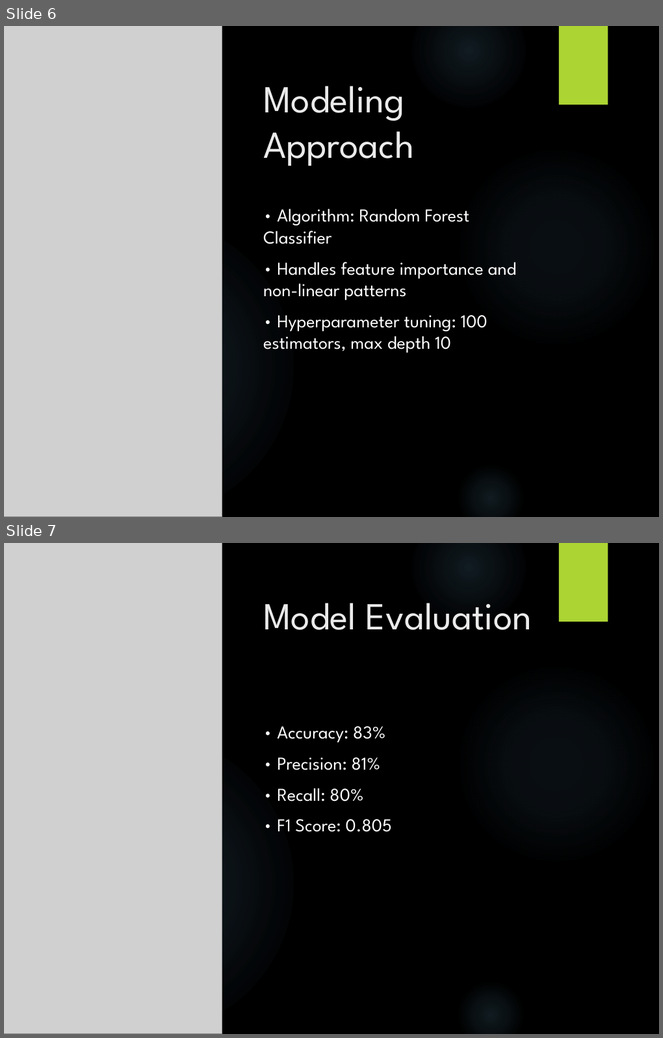
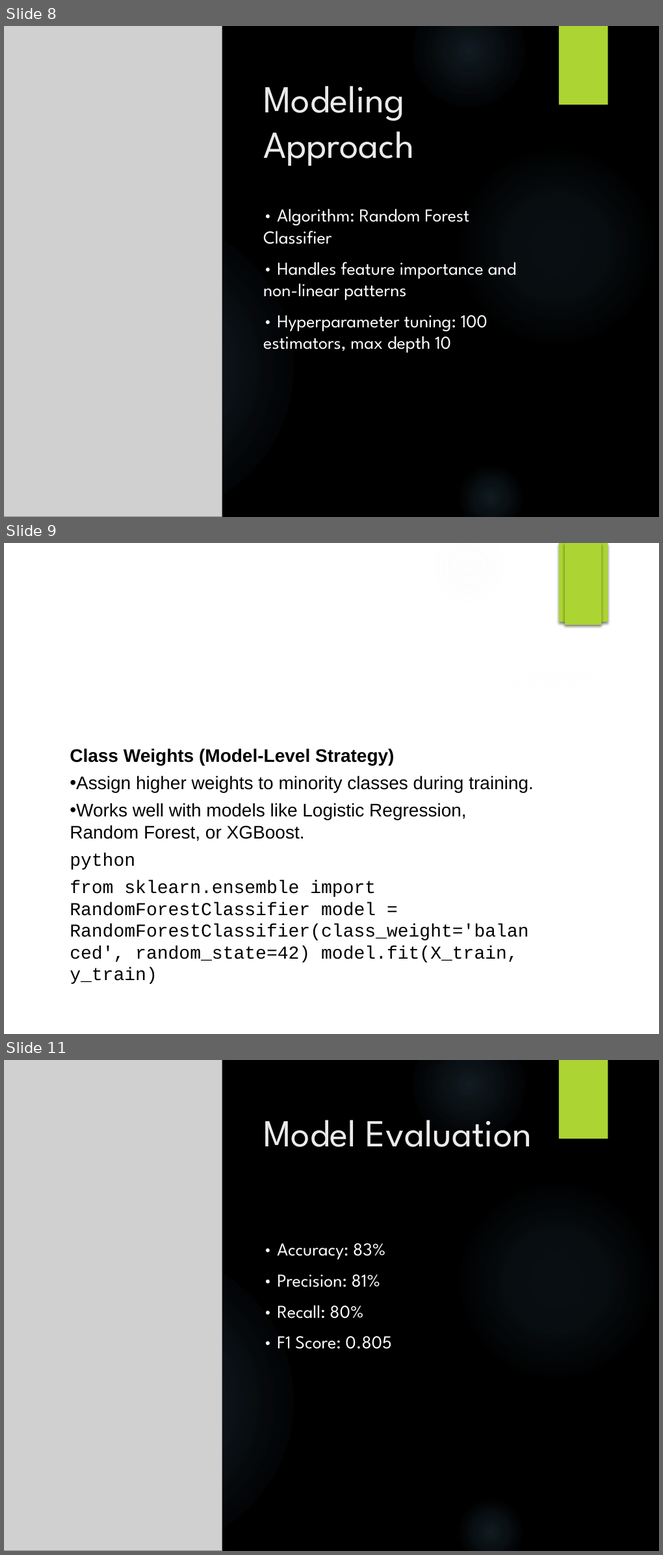
Before and after one commit to Samiafazal/springboard, a slide deck: wine+quality/Wine_Quality_Presentation.pptx. Shown one above the other, each under a label of ours: slides 6 and 7 before the commit, slides 8, 9 and 11 after it; the slides between them are not shown. The pictures are 663x1038 and 663x1555 pixels, drawn with LibreOffice and Linux fonts; fonts in the diff are those of the drawing; grey boxes stand for pictures; background and template pictures are left out. Boxes give left, top, right and bottom in pixels: in the first picture for what was removed or moved away, otherwise in the second. Text is boxed around its words. In the diff, an @@ line names an element or a change of style, - is before the commit and + after.

```diff
--- a/wine+quality/Wine_Quality_Presentation.pptx
+++ b/wine+quality/Wine_Quality_Presentation.pptx
@@ slide 9 added at bbox=[4, 543, 659, 1034], background picture (left out); not listed: 1 template element that a slide beside it also shows @@
@@ ellipse added at bbox=[412, 543, 526, 625], fill gradient #F7F7F7 @@
@@ rectangle added at bbox=[565, 543, 601, 625], fill #ACD433 @@
@@ freeform shape added at bbox=[473, 648, 659, 707], fill #FFFFFF at 20% opacity @@
@@ freeform shape added at bbox=[4, 670, 659, 1034], fill #FFFFFF @@
@@ ellipse added at bbox=[456, 663, 657, 865], fill gradient #F7F7F7 @@
@@ ellipse added at bbox=[4, 734, 293, 1034], fill gradient #F7F7F7 @@
@@ ellipse added at bbox=[4, 751, 113, 920], fill gradient #F7F7F7 @@
@@ text added at bbox=[70, 748, 534, 984], 20 pt, text #000000 @@
+Class Weights (Model-Level Strategy)
+• Assign higher weights to minority classes during training.
+• Works well with models like Logistic Regression, Random Forest, or XGBoost.
+python
+from sklearn.ensemble import RandomForestClassifier model = RandomForestClassifier(class_weight='balanced', random_state=42) model.fit(X_train, y_train)
@@ ellipse added at bbox=[456, 980, 526, 1034], fill gradient #F7F7F7 @@
@@ what was slide 6 is now slide 8 @@
@@ what was slide 7 is now slide 11 @@
```
Also in this commit, not shown: 1 slide changed, 4 other slides added, 2 slides removed.
